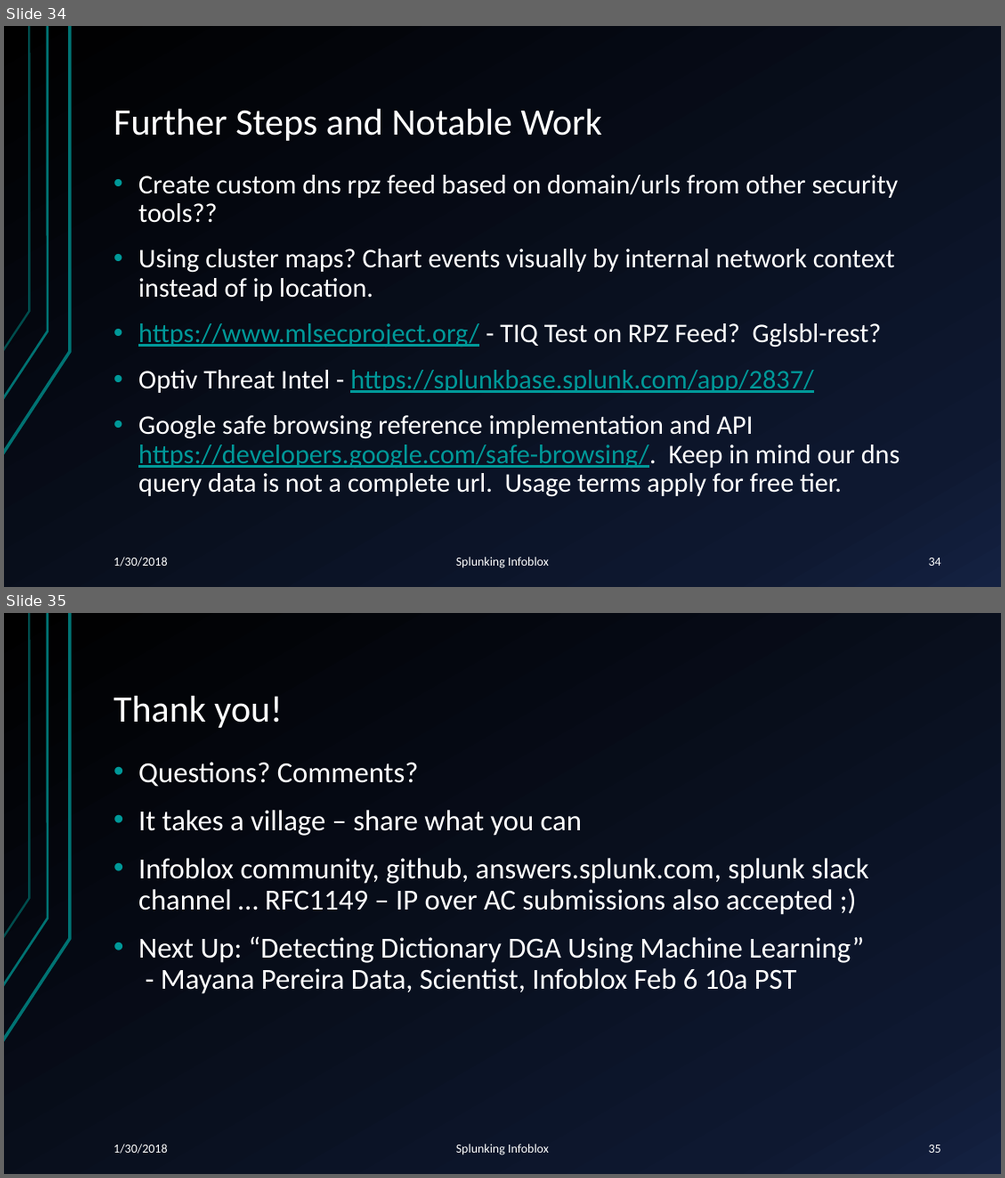
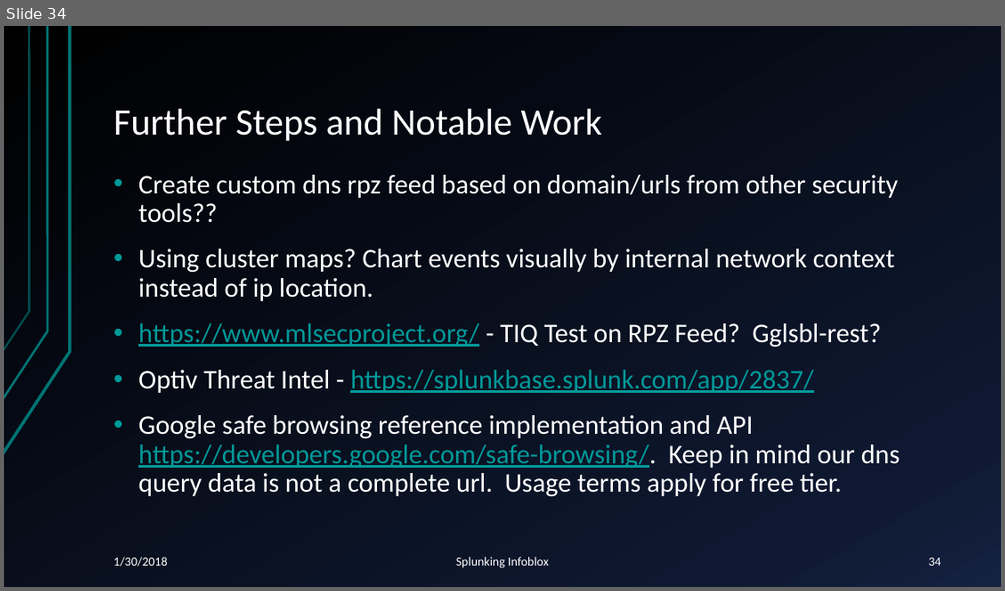
Before and after one commit to pmeyerson/splunk-infoblox-wapi, a slide deck: Splunking-Infoblox-IPAM-DNS-RPZ-Feeds.pptx. Shown one above the other, each under a label of ours: slides 34 and 35 before the commit, slide 34 after it. The pictures are 1005x1178 and 1005x591 pixels, drawn with LibreOffice and Linux fonts; fonts in the diff are those of the drawing. Boxes give left, top, right and bottom in pixels: in the first picture for what was removed or moved away, otherwise in the second. Text is boxed around its words. In the diff, an @@ line names an element or a change of style, - is before the commit and + after.

```diff
--- a/Splunking-Infoblox-IPAM-DNS-RPZ-Feeds.pptx
+++ b/Splunking-Infoblox-IPAM-DNS-RPZ-Feeds.pptx
@@ slide 35 removed at (4,613,1001,1174), background gradient #000000 to #0F1931 to #142242; not listed: 3 template elements that a slide beside it also shows @@
@@ title removed at (113,696,282,728) @@
-Thank you!
@@ text removed at (138,762,869,994) @@
-• Questions? Comments?
-• It takes a village – share what you can
-• Infoblox community, github, answers.splunk.com, splunk slack channel … RFC1149 – IP over AC submissions also accepted ;)
-• Next Up: “Detecting Dictionary DGA Using Machine Learning”
-  - Mayana Pereira Data, Scientist, Infoblox Feb 6 10a PST
@@ text removed at (113,1143,167,1153) @@
-1/30/2018
@@ text removed at (456,1143,549,1155) @@
-Splunking Infoblox
@@ page number removed at (929,1144,941,1152) @@
-35
```
Also in this commit, not shown: 6 slides changed.
